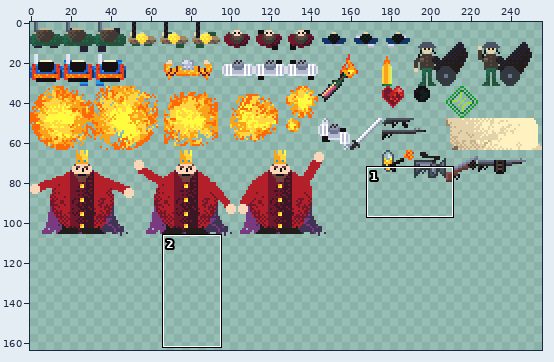
Edited in one commit: sprite sheet (Assets/Sprites/spriteSheet.png). The first picture is a wide view before the edit; the outline marks the close-up.
Close-up. The starting point:
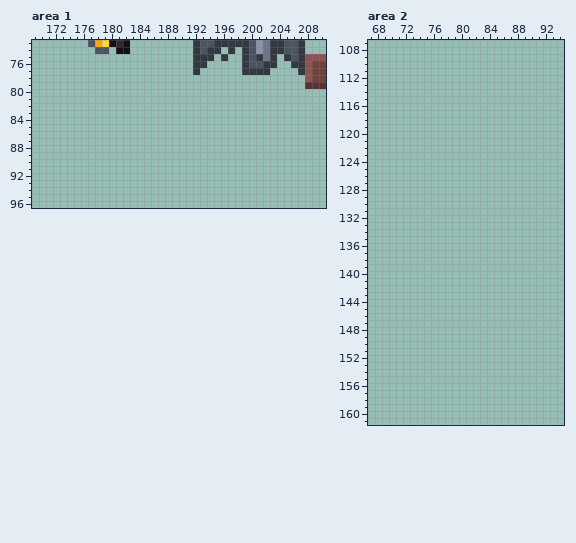
The file is 256x256 pixels. Shown: area 1: x 169..210, y 73..96; area 2: x 67..94, y 107..161. The wide view leaves out empty margins. The commit also changed other parts of the picture, which this record leaves out.
The same view after the edit:
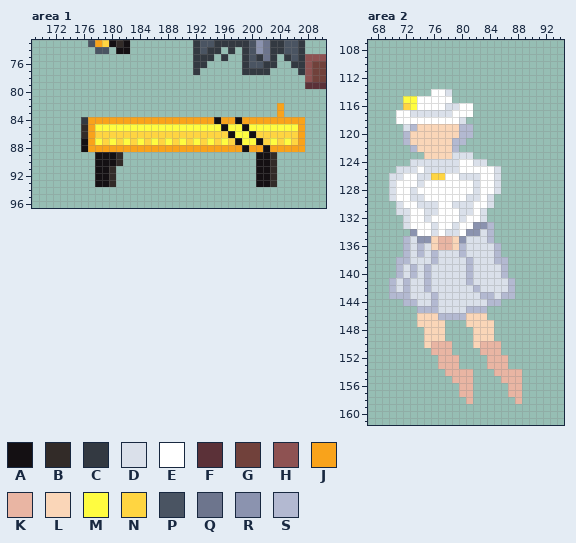
Palette (. is transparent): A #141013  B #322b28  C #333941  D #dae0ea  E #ffffff  F #5b3138  G #71413b  H #8e5252  J #f9a31b  K #e9b5a3  L #fad6b8  M #fffc40  N #ffd541  P #4a5462  Q #6d758d  R #8b93af  S #b3b9d1
What changed:
--- area 1
@@ x 169..210 @@
 81 ..........................................
-82 ..........................................
-83 ..........................................
-84 ..........................................
-85 ..........................................
-86 ..........................................
-87 ..........................................
-88 ..........................................
-89 ..........................................
-90 ..........................................
-91 ..........................................
-92 ..........................................
-93 ..........................................
+82 ...................................J......
+83 ...................................J......
+84 .......CJJJJJJJJJJJJJJJJJJAJJAJJJJJJJJJ...
+85 .......BJMMMMMMMMMMMMMMMMMMAMMAMMMMMMMJ...
+86 .......BJNNNNNNNNNNNNNNNNNNNAMMANNNNNNJ...
+87 .......AJMNMNMNMNMNMNMNMNMNMNAMMANMNMNJ...
+88 .......AJJJJJJJJJJJJJJJJJJJJJJAJJAJJJJJ...
+89 .........AAAB...................AAB.......
+90 .........AAAB...................AAB.......
+91 .........AAB....................AAB.......
+92 .........AAB....................AAB.......
+93 .........AAB....................AAB.......
 94 ..........................................
--- area 2
@@ x 67..94 @@
 113 ............................
-114 ............................
-115 ............................
-116 ............................
-117 ............................
-118 ............................
-119 ............................
-120 ............................
-121 ............................
-122 ............................
-123 ............................
-124 ............................
-125 ............................
-126 ............................
-127 ............................
-128 ............................
-129 ............................
-130 ............................
-131 ............................
-132 ............................
-133 ............................
-134 ............................
-135 ............................
-136 ............................
-137 ............................
-138 ............................
-139 ............................
-140 ............................
-141 ............................
-142 ............................
-143 ............................
-144 ............................
-145 ............................
-146 ............................
-147 ............................
-148 ............................
-149 ............................
-150 ............................
-151 ............................
-152 ............................
-153 ............................
-154 ............................
-155 ............................
-156 ............................
-157 ............................
-158 ............................
+114 .........EED................
+115 .....MMEEEEE................
+116 .....NMEEEEDDEE.............
+117 ....EEDDDDDDEEE.............
+118 ....EEEEEEEEED..............
+119 .....DSLLLLLLSS.............
+120 .....SLLLLLLLSS.............
+121 .....SLLLLLLSS..............
+122 ......SLLLLLS...............
+123 ........LLLLDDD.............
+124 ......DDDDDDDEEDD...........
+125 ....DDDEDDDDDEEEEED.........
+126 ...DDEEDDNNEEDDDEED.........
+127 ...DEEEDEEEEEEEDEED.........
+128 ...DEEDEEEEEEEEDEED.........
+129 ...DEEDDEEEEEEDDED..........
+130 ....DEEDDDEEDDDEED..........
+131 ....DDEEDDEEEDDED...........
+132 .....DEEDEEEEDEED...........
+133 .....DEEEDEEDEERRS..........
+134 ......REEDEDDERRDS..........
+135 .....SDRRLKKLRDDDS..........
+136 .....SDSDLKKLSDDDDS.........
+137 .....SDSDSDDDSDDDDS.........
+138 ....SSDDDSDDDDSDDDSS........
+139 ....SDSDSDDDDDSDDDDS........
+140 ....SDSDSDDDDDSDDDDS........
+141 ...SDSDDSDDDDDSDDDDDS.......
+142 ...SDSDDSDDDDDDSDDDDS.......
+143 ...SSSDDDSDDDDDDSSDSS.......
+144 .....SSDDSDDDDDDDSS.........
+145 .......SSSDDDDSSS...........
+146 .......LLLSSSSLLL...........
+147 .......LLLL...LLLL..........
+148 ........LLL....LLL..........
+149 ........LLL....LLL..........
+150 ........LKKK...LKKK.........
+151 .........KKK....KKK.........
+152 ..........KKK....KKK........
+153 ..........KKK....KKK........
+154 ...........KKKK...KKKK......
+155 ............KKK....KKK......
+156 .............KK.....KK......
+157 .............KK.....KK......
+158 ..............K......K......
 159 ............................
Pixel boxes of the changes (left, top, right, bottom) in both close-ups:
added: (81, 103, 305, 187)
added: (389, 89, 522, 404)
